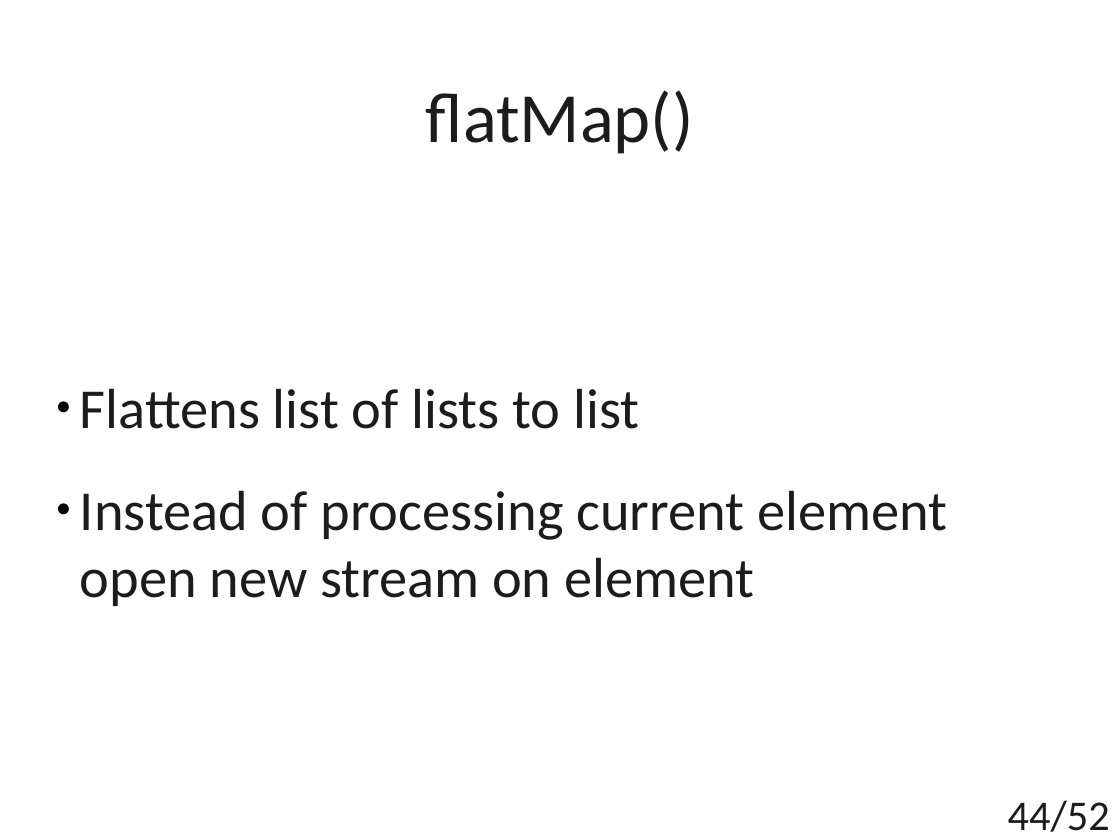
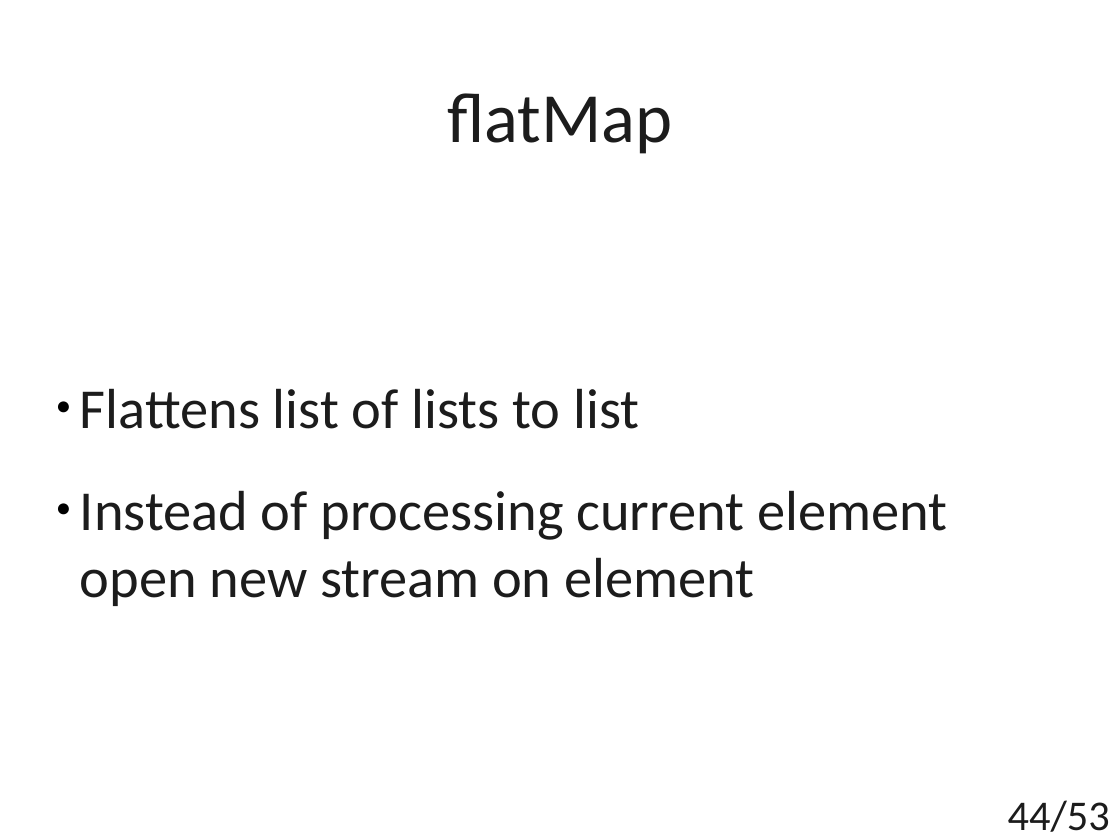
Before and after one commit to t4upl/java-streams-workshop, a slide deck: slide 44 of src/main/resources/editables/presentation.odp. Drawn at 1120x840 pixels with LibreOffice and Linux fonts; fonts in the diff are those of the drawing. Boxes give left, top, right and bottom in pixels: in the first picture for what was removed or moved away, otherwise in the second. Text is boxed around its words. In the diff, an @@ line names an element or a change of style, - is before the commit and + after.

```diff
--- a/src/main/resources/editables/presentation.odp
+++ b/src/main/resources/editables/presentation.odp
@@ title at (447, 93, 672, 154): text changed @@
-flatMap()
+flatMap
@@ page number at (1008, 800, 1110, 832): text changed @@
-44/52
+44/53
```
Also in this commit, not shown: 4 other slides changed, 1 slide added, 2 other files.
